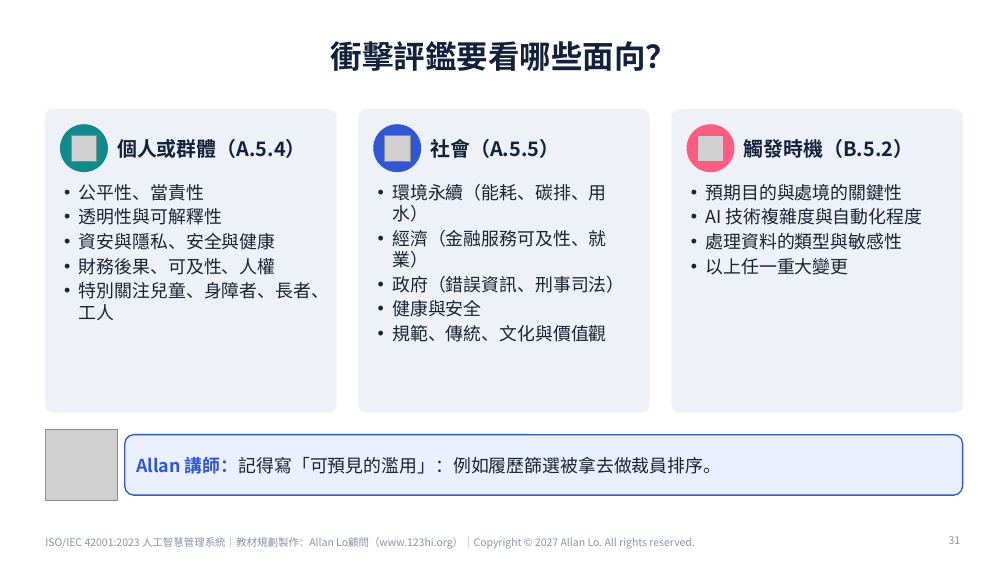
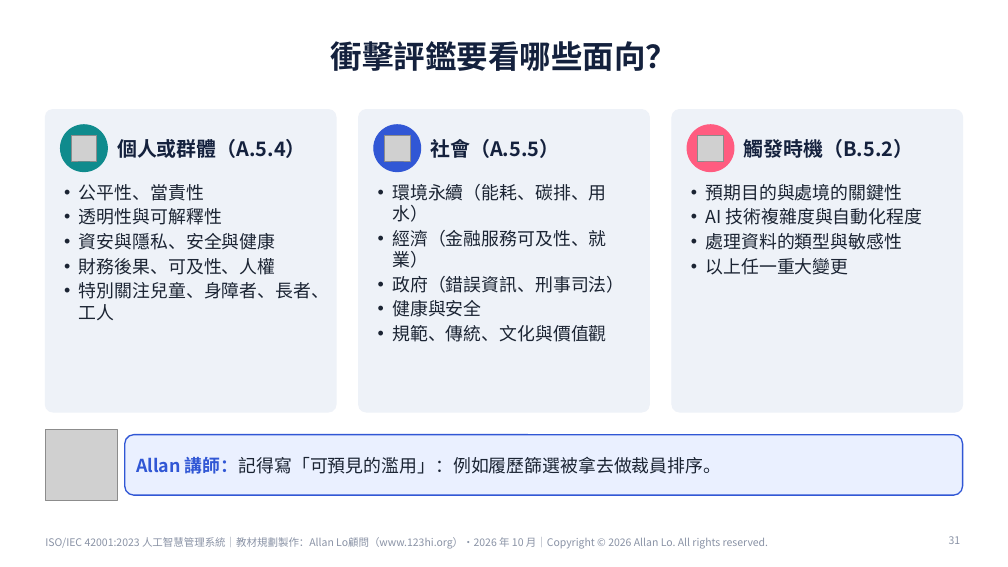
Before and after one commit to allanloplus/ISO42001_Course, a slide deck: slide 31 of slides/ISO42001_實體課程簡報_3小時.pptx. Drawn at 1008x567 pixels with LibreOffice and Linux fonts; fonts in the diff are those of the drawing; grey boxes stand for pictures. Boxes give left, top, right and bottom in pixels: in the first picture for what was removed or moved away, otherwise in the second. Text is boxed around its words. In the diff, an @@ line names an element or a change of style, - is before the commit and + after.

```diff
--- a/slides/ISO42001_實體課程簡報_3小時.pptx
+++ b/slides/ISO42001_實體課程簡報_3小時.pptx
@@ text at (x1=45, y1=537, x2=768, y2=549): text changed @@
-ISO/IEC 42001:2023 人工智慧管理系統｜教材規劃製作：Allan Lo顧問（www.123hi.org）｜Copyright © 2027 Allan Lo. All rights reserved.
+ISO/IEC 42001:2023 人工智慧管理系統｜教材規劃製作：Allan Lo顧問（www.123hi.org）・2026 年 10 月｜Copyright © 2026 Allan Lo. All rights reserved.
```
Also in this commit, not shown: 65 other slides changed, 26 other files.
